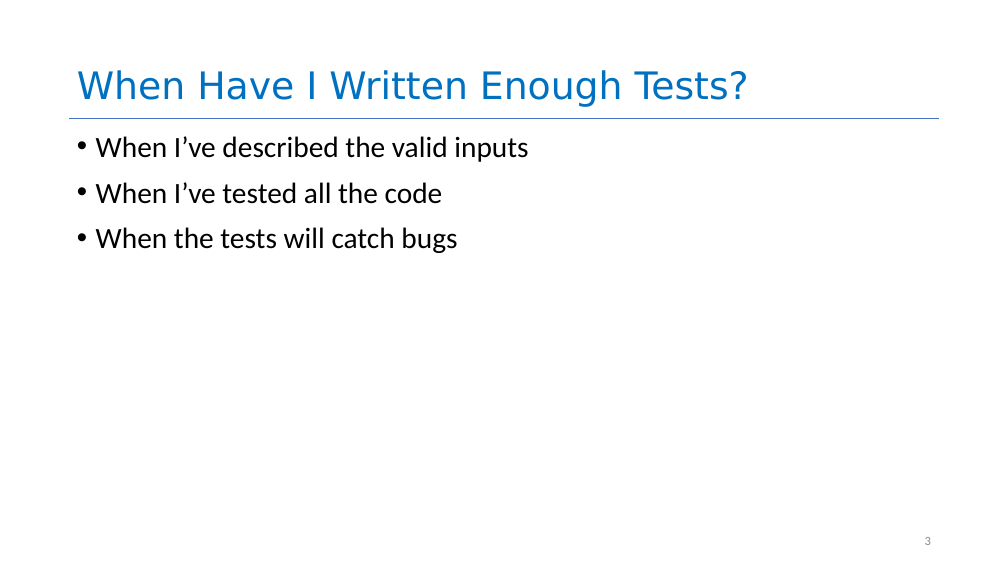
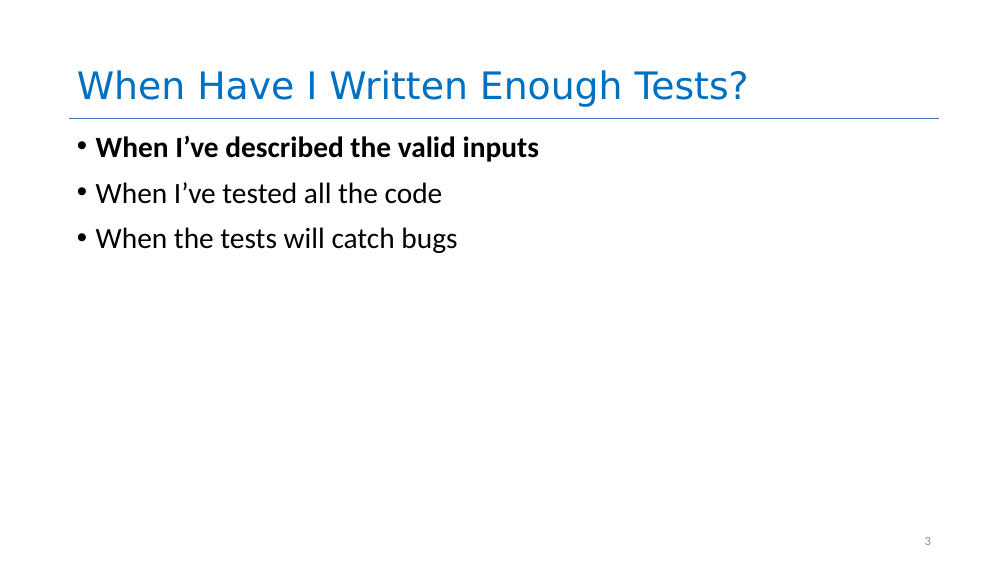
Before and after one commit to rimshaTest/CS4530-Spring-2026, a slide deck: slide 3 of Slides/Module 03.1 Trusting TypeScript.pptx. Drawn at 1008x567 pixels with LibreOffice and Linux fonts; fonts in the diff are those of the drawing. Boxes give left, top, right and bottom in pixels: in the first picture for what was removed or moved away, otherwise in the second. Text is boxed around its words. In the diff, an @@ line names an element or a change of style, - is before the commit and + after.

```diff
--- a/Slides/Module 03.1 Trusting TypeScript.pptx
+++ b/Slides/Module 03.1 Trusting TypeScript.pptx
@@ text at (96,135,539,162): bold on in "When I’ve described the valid inputs" @@
```
Also in this commit, not shown: 11 other slides changed, 3 other files.
